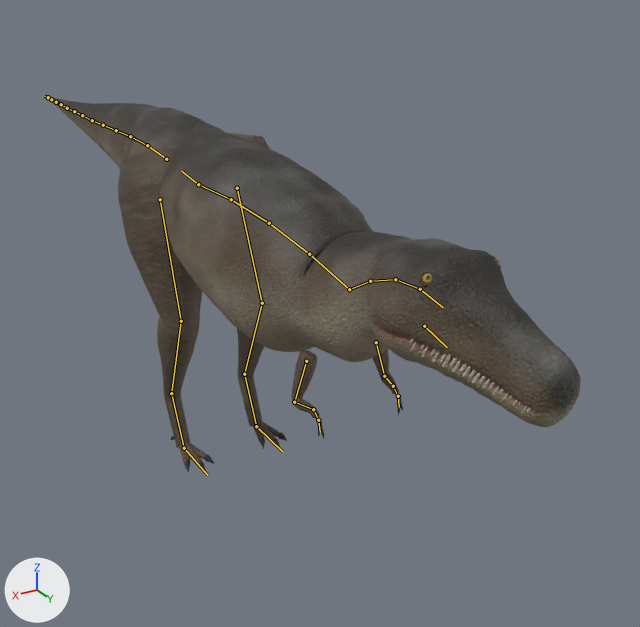
One commit to the glTF model assets/models/dinos/tyrannosaurus.gltf: the scene before it, then after it.
Before and after are seen from a 50 mm lens placed at (3.67, 8.63, 5.48), pointed at (-1.09, 0.71, 1.52). Arrows for +X, +Y and +Z are at lower left; the lights stay in place. The older version comes first. The bones that change, and the others that lie on the model, are drawn over the model as lines.

The first picture shows 'tyrannosaurus_body', 'tyrannosaurus_body_eye'.
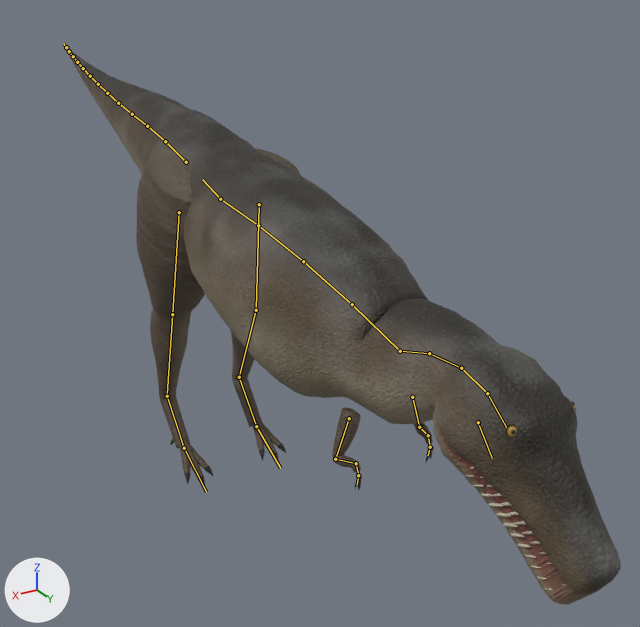
The newer file adds an action. The first version stands in its rest pose; the second is drawn at frame 23 of the action 'batter'.

The edits, one by one:
Bone 'Hips' (bone_hips) moves from (0.0, 0.0, 0.0) to (0.0, -0.54, 0.03).
Bone 'Hips' (bone_hips) turns from (0, 0, 0) to (7, 3, 0) degrees about its own x, y and z.
Bone 'Spine1' (bone_spine1) turns from (0, 0, 0) to (0, 0, 1) degrees about its own x, y and z.
Bone 'Spine2' (bone_spine2) turns from (0, 0, 0) to (0, 0, 1) degrees about its own x, y and z.
Bone 'Spine3' (bone_spine3) turns from (0, 0, 0) to (0, 0, 1) degrees about its own x, y and z.
Bone 'Spine4' (bone_spine4) turns from (0, 0, 0) to (0, 0, 1) degrees about its own x, y and z.
Bone 'Neck1' (bone_neck1) turns from (0, 0, 0) to (-5, 0, -1) degrees about its own x, y and z.
Bone 'Neck2' (bone_neck2) turns from (0, 0, 0) to (-5, 0, -1) degrees about its own x, y and z.
Bone 'Neck3' (bone_neck3) turns from (0, 0, 0) to (-5, 0, -1) degrees about its own x, y and z.
Bone 'Head' (bone_head) turns from (0, 0, 0) to (-7, 0, 0) degrees about its own x, y and z.
Bone 'Jaw' (bone_jaw) turns from (0, 0, 0) to (-8, 0, 0) degrees about its own x, y and z.
Bone 'UpperArm.L' (bone_upperarm_l) turns from (0, 0, 0) to (5, 0, 5) degrees about its own x, y and z.
Bone 'Forearm.L' (bone_forearm_l) turns from (0, 0, 0) to (-8, -1, -9) degrees about its own x, y and z.
Bone 'Hand.L' (bone_hand_l) turns from (0, 0, 0) to (-34, 0, 1) degrees about its own x, y and z.
Bone 'Forearm.R' (bone_forearm_r) turns from (0, 0, 0) to (1, 0, 14) degrees about its own x, y and z.
Bone 'Hand.R' (bone_hand_r) turns from (0, 0, 0) to (-35, -2, -5) degrees about its own x, y and z.
Bone 'Thigh.L' (bone_thigh_l) turns from (0, 0, 0) to (-22, 1, 3) degrees about its own x, y and z.
Bone 'Shin.L' (bone_shin_l) turns from (0, 0, 0) to (27, 0, 2) degrees about its own x, y and z.
Bone 'Foot.L' (bone_foot_l) turns from (0, 0, 0) to (19, 0, -1) degrees about its own x, y and z.
Bone 'Toes.L' (bone_toes_l) turns from (0, 0, 0) to (-40, 0, 0) degrees about its own x, y and z.
Bone 'Thigh.R' (bone_thigh_r) turns from (0, 0, 0) to (-30, 1, 5) degrees about its own x, y and z.
Bone 'Shin.R' (bone_shin_r) turns from (0, 0, 0) to (44, 1, -2) degrees about its own x, y and z.
Bone 'Foot.R' (bone_foot_r) moves from (0.0, 0.0, 0.0) to (0.0, 0.01, -0.02).
Bone 'Foot.R' (bone_foot_r) turns from (0, 0, 0) to (10, 0, 0) degrees about its own x, y and z.
Bone 'Toes.R' (bone_toes_r) turns from (0, 0, 0) to (-40, 0, 0) degrees about its own x, y and z.

Location of each change, (x1, y1, x2, y2) in pixels of the pictures (640 x 627 px):
'tyrannosaurus_body', posed (48% taller): before (48, 97, 581, 473); after (66, 47, 621, 605)
'tyrannosaurus_body_eye', posed (9% narrower, 22% taller): before (422, 259, 499, 285); after (506, 405, 576, 437)
bone 'Hips', root to tip: before (198, 184) to (181, 171); after (220, 199) to (202, 179)
bone 'Spine1', root to tip: before (198, 184) to (231, 199); after (220, 199) to (258, 225)
bone 'Spine2', root to tip: before (231, 199) to (269, 223); after (258, 225) to (303, 261)
bone 'Spine3', root to tip: before (269, 223) to (309, 254); after (303, 261) to (352, 304)
bone 'Spine4', root to tip: before (309, 254) to (349, 289); after (352, 304) to (400, 351)
bone 'Neck1', root to tip: before (349, 289) to (370, 281); after (400, 351) to (429, 353)
bone 'Neck2', root to tip: before (370, 281) to (395, 279); after (429, 353) to (461, 368)
bone 'Neck3', root to tip: before (395, 279) to (420, 289); after (461, 368) to (487, 393)
bone 'Head', root to tip: before (420, 289) to (443, 307); after (487, 393) to (506, 427)
bone 'Jaw', root to tip: before (424, 326) to (447, 347); after (478, 422) to (492, 458)
bone 'UpperArm.L', root to tip: before (376, 342) to (384, 376); after (412, 397) to (419, 427)
bone 'Forearm.L', root to tip: before (384, 376) to (393, 386); after (419, 427) to (428, 435)
bone 'Hand.L', root to tip: before (393, 386) to (398, 396); after (428, 435) to (430, 447)
bone 'Forearm.R', root to tip: before (294, 402) to (313, 409); after (335, 459) to (356, 463)
bone 'Hand.R', root to tip: before (313, 409) to (318, 420); after (356, 463) to (358, 475)
bone 'Thigh.L', root to tip: before (237, 188) to (262, 303); after (259, 204) to (256, 310)
bone 'Shin.L', root to tip: before (262, 303) to (244, 374); after (256, 310) to (239, 377)
bone 'Foot.L', root to tip: before (244, 374) to (256, 426); after (239, 377) to (256, 426)
bone 'Toes.L', root to tip: before (256, 426) to (282, 451); after (256, 426) to (280, 468)
bone 'Thigh.R', root to tip: before (160, 199) to (181, 321); after (179, 212) to (172, 314)
bone 'Shin.R', root to tip: before (181, 321) to (171, 393); after (172, 314) to (167, 394)
bone 'Foot.R', root to tip: before (171, 393) to (184, 448); after (167, 396) to (184, 448)
bone 'Toes.R', root to tip: before (184, 448) to (207, 475); after (184, 448) to (206, 492)
